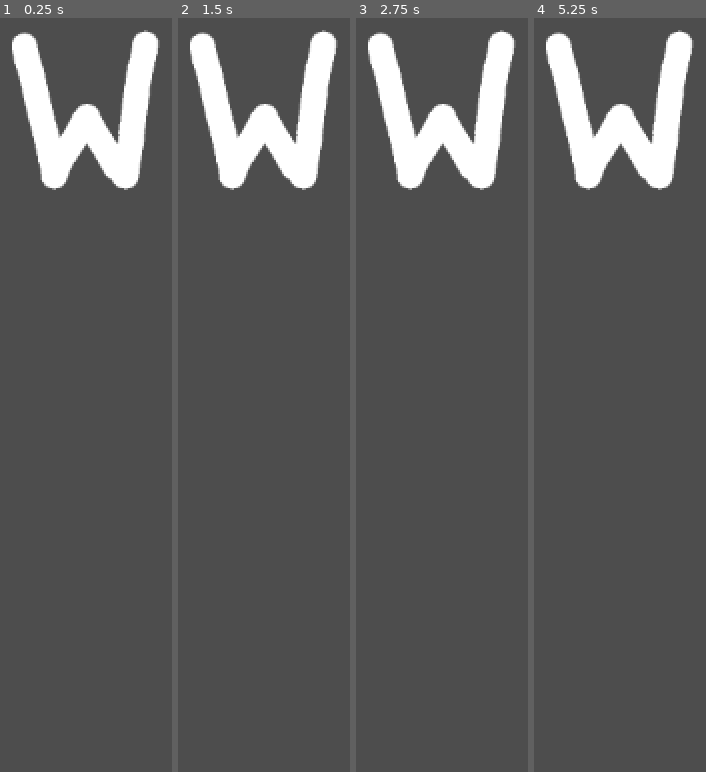
Above: before the commit, frames 1-4 (left to right).
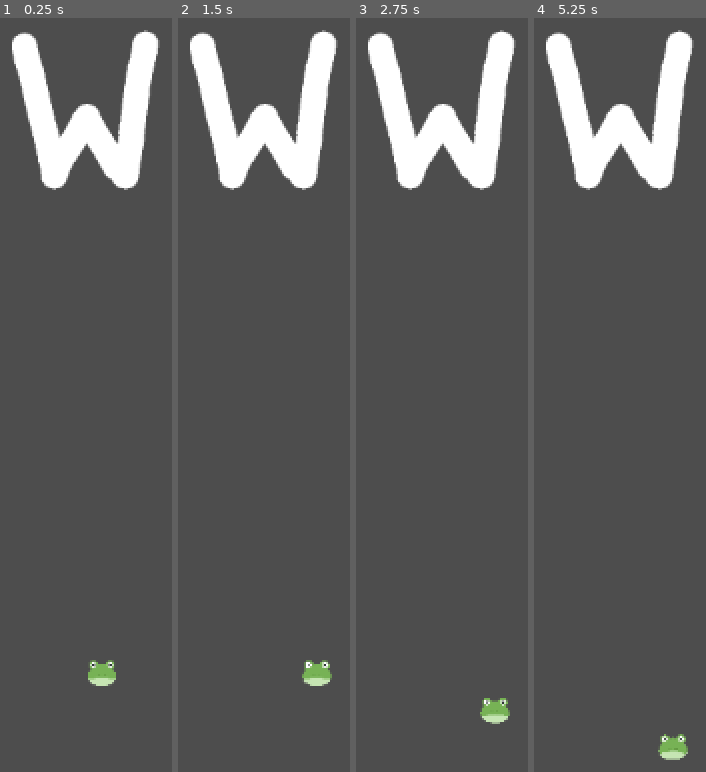
Above: after the commit, the same moments.

Repository: alexcavadora/alex-isaac-implementation
Game: Godot game, scene res://scenes/main_scene.tscn
Same seed, same stepped clock (60 frames per second), same inputs: the game is played once before the commit and once after it. The project has no main scene, so this scene is started directly.
Inputs:
- Up to frame 1 (0.25 s): no input
- Up to frame 2 (1.5 s): tap Enter at 0.5 s; tap A (a_press, bound only after the commit) at 0.6 s; tap D (d_press, bound only after the commit) at 0.8, 1.35 s; tap Space at 1.25 s
- Up to frame 3 (2.75 s): tap S (s_press, bound only after the commit) at 1.55, 2.1 s; tap Enter at 2 s; tap W (w_press, bound only after the commit) at 2.3 s
- Up to frame 4 (5.25 s): tap Space at 2.75, 4.25 s; tap W (w_press, bound only after the commit) at 2.85 s; tap A (a_press, bound only after the commit) at 3.05, 3.6 s; tap Enter at 3.5 s; tap D (d_press, bound only after the commit) at 3.8, 4.35 s; tap S (s_press, bound only after the commit) at 4.55, 5.1 s

The runs differ from the first frame. In frame 1, 0.5% of the frame differs, in the area x 51-68%, y 85-89%; in frame 2, 0.5%, in the area x 72-90%, y 85-89%; in frame 3, 0.5%; in frame 4, 0.5%.

Commit message:
Player movement and Input done
- Added to project  the 4 input mappings needed for player movement
- Added sprite and collision shape to player.tscn
- New player script
- Player speed inside the player script can be changed in editor
- Added a function to handle the movement inputs

All working ;)

Diff:
--- a/project.godot
+++ b/project.godot
@@ -13,3 +13,26 @@
 config/name="10Leaf-Test1"
 config/features=PackedStringArray("4.4", "Forward Plus")
 config/icon="res://icon.svg"
+
+[input]
+
+w_press={
+"deadzone": 0.2,
+"events": [Object(InputEventKey,"resource_local_to_scene":false,"resource_name":"","device":-1,"window_id":0,"alt_pressed":false,"shift_pressed":false,"ctrl_pressed":false,"meta_pressed":false,"pressed":false,"keycode":0,"physical_keycode":87,"key_label":0,"unicode":119,"location":0,"echo":false,"script":null)
+]
+}
+a_press={
+"deadzone": 0.2,
+"events": [Object(InputEventKey,"resource_local_to_scene":false,"resource_name":"","device":-1,"window_id":0,"alt_pressed":false,"shift_pressed":false,"ctrl_pressed":false,"meta_pressed":false,"pressed":false,"keycode":0,"physical_keycode":65,"key_label":0,"unicode":97,"location":0,"echo":false,"script":null)
+]
+}
+s_press={
+"deadzone": 0.2,
+"events": [Object(InputEventKey,"resource_local_to_scene":false,"resource_name":"","device":-1,"window_id":0,"alt_pressed":false,"shift_pressed":false,"ctrl_pressed":false,"meta_pressed":false,"pressed":false,"keycode":0,"physical_keycode":83,"key_label":0,"unicode":115,"location":0,"echo":false,"script":null)
+]
+}
+d_press={
+"deadzone": 0.2,
+"events": [Object(InputEventKey,"resource_local_to_scene":false,"resource_name":"","device":-1,"window_id":0,"alt_pressed":false,"shift_pressed":false,"ctrl_pressed":false,"meta_pressed":false,"pressed":false,"keycode":0,"physical_keycode":68,"key_label":0,"unicode":100,"location":0,"echo":false,"script":null)
+]
+}
--- /dev/null
+++ b/scenes/player.gd
@@ -0,0 +1,12 @@
+extends CharacterBody2D
+class_name Player
+@export var speed = 400
+
+# Getting the input inside a 2D Vector and setting the velocity accordingly
+func get_input_movement():
+	var input_direction = Input.get_vector("a_press", "d_press", "w_press", "s_press")
+	self.velocity = input_direction * speed
+
+func _physics_process(delta):
+	get_input_movement()
+	move_and_slide()
--- a/scenes/player.tscn
+++ b/scenes/player.tscn
@@ -1,3 +1,16 @@
-[gd_scene format=3 uid="uid://dju236svsn53k"]
+[gd_scene load_steps=4 format=3 uid="uid://dju236svsn53k"]
+
+[ext_resource type="Texture2D" uid="uid://dfjtoakgwqjgu" path="res://resources/sprites/entities/player.png" id="1_3vyb7"]
+[ext_resource type="Script" uid="uid://c81q0t0fqvfqu" path="res://scenes/player.gd" id="1_g2els"]
+
+[sub_resource type="RectangleShape2D" id="RectangleShape2D_g2els"]
 
 [node name="Player" type="CharacterBody2D"]
+script = ExtResource("1_g2els")
+
+[node name="CollisionShape" type="CollisionShape2D" parent="."]
+shape = SubResource("RectangleShape2D_g2els")
+
+[node name="Sprite" type="Sprite2D" parent="."]
+scale = Vector2(0.02, 0.02)
+texture = ExtResource("1_3vyb7")
Not shown, added: scenes/player.gd.uid
